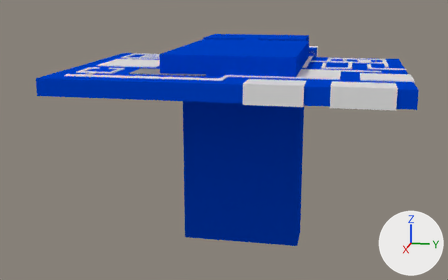
What one commit did to the Blender file Assets/EnvironmentLevel2/level2.blend.
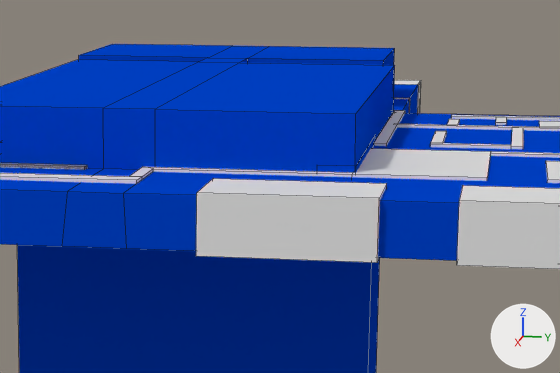
Each version appears first whole from a 50 mm camera at (146.3, 29.0, 21.9) aimed at (-26.6, -5.6, -21.4), and next in a close-up on the part from 40% to 81% of the width and 7% to 51% of the height. The axes (+X, +Y, +Z) are drawn at lower right. The lights are the same throughout. The close-ups show mesh edges as thin lines.
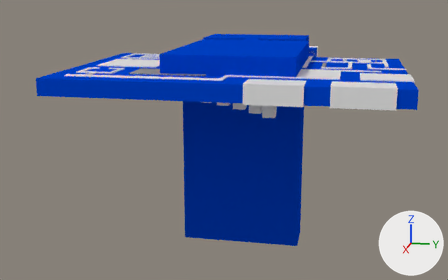
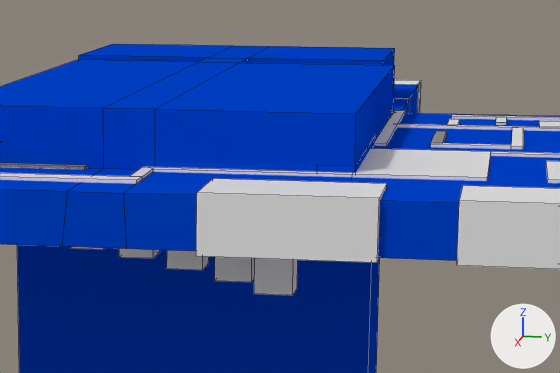
Where the newer file only moved an object's origin or applied its transform, the numbers keep the older frame.

Pixel boxes [x1, y1, x2, y2] of what changed, in the close-ups (560 x 373 px):
'Cube.011', added
    after: [254, 258, 298, 296]
'Cube.009', added
    after: [215, 257, 255, 282]
'Cube.008', added
    after: [167, 250, 209, 270]
'Cube.006', added
    after: [119, 248, 160, 259]
'Cube', added
    after: [70, 247, 105, 250]

The change, as a list of edits to the scene's bpy script:
```text
Add me_cube_011:
    me_cube_011.from_pydata(...)  # a box spanning x -1.0..1.0, y -1.0..1.0, z -1.0..1.0
    me_cube_011.materials.append(mat_wall4_jpg)  # its picture is missing
Add me_cube_009:
    me_cube_009.from_pydata(...)  # a box spanning x -1.0..1.0, y -1.0..1.0, z -1.0..1.0
    me_cube_009.materials.append(mat_wall4_jpg)  # its picture is missing
Add me_cube_008:
    me_cube_008.from_pydata(...)  # a box spanning x -1.0..1.0, y -1.0..1.0, z -1.0..1.0
    me_cube_008.materials.append(mat_wall4_jpg)  # its picture is missing
Add me_cube_007:
    me_cube_007.from_pydata(...)  # a box spanning x -1.0..1.0, y -1.0..1.0, z -1.0..1.0
    me_cube_007.materials.append(mat_wall4_jpg)  # its picture is missing
Add me_cube:
    me_cube.from_pydata(...)  # a box spanning x -1.0..1.0, y -1.0..1.0, z -1.0..1.0
    me_cube.materials.append(mat_wall4_jpg)  # its picture is missing
Add ob_cube_011:
    ob_cube_011 = bpy.data.objects.new('Cube.011', me_cube_011)
    ob_cube_011.location = (4.27, 11.41, -4.74)
    ob_cube_011.scale = (1.5, 1.5, 2.75)
Add ob_cube_009:
    ob_cube_009 = bpy.data.objects.new('Cube.009', me_cube_009)
    ob_cube_009.location = (-0.23, 7.58, -4.74)
    ob_cube_009.scale = (1.5, 1.5, 2.75)
Add ob_cube_008:
    ob_cube_008 = bpy.data.objects.new('Cube.008', me_cube_008)
    ob_cube_008.location = (-4.5, 2.9, -4.74)
    ob_cube_008.scale = (1.5, 1.5, 2.75)
Add ob_cube_006:
    ob_cube_006 = bpy.data.objects.new('Cube.006', me_cube_007)
    ob_cube_006.location = (-8.85, -2.08, -4.74)
    ob_cube_006.scale = (1.5, 1.5, 2.75)
Add ob_cube:
    ob_cube = bpy.data.objects.new('Cube', me_cube)
    ob_cube.location = (-12.13, -7.17, -4.74)
    ob_cube.scale = (1.5, 1.5, 2.75)
```
